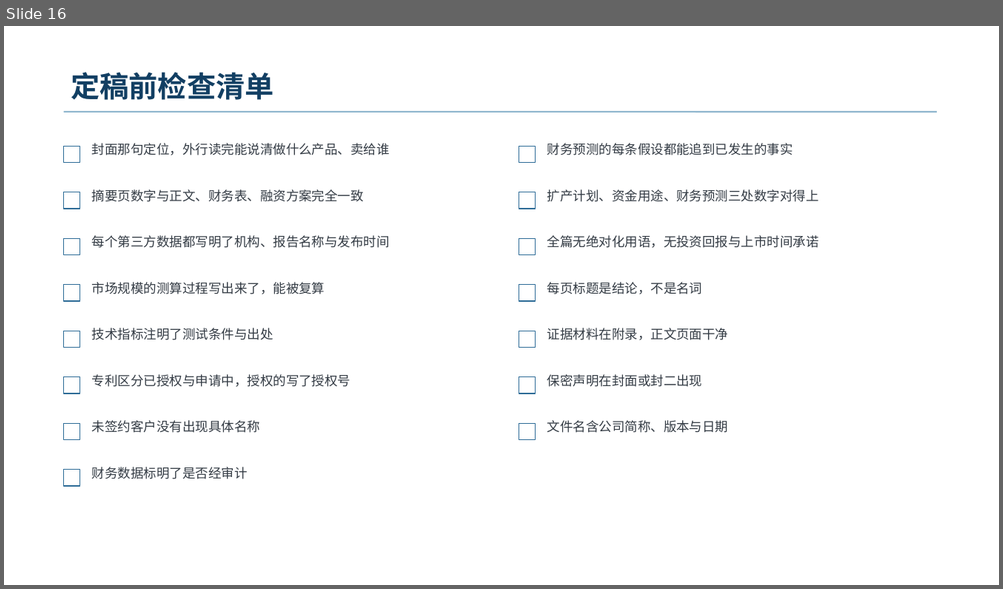
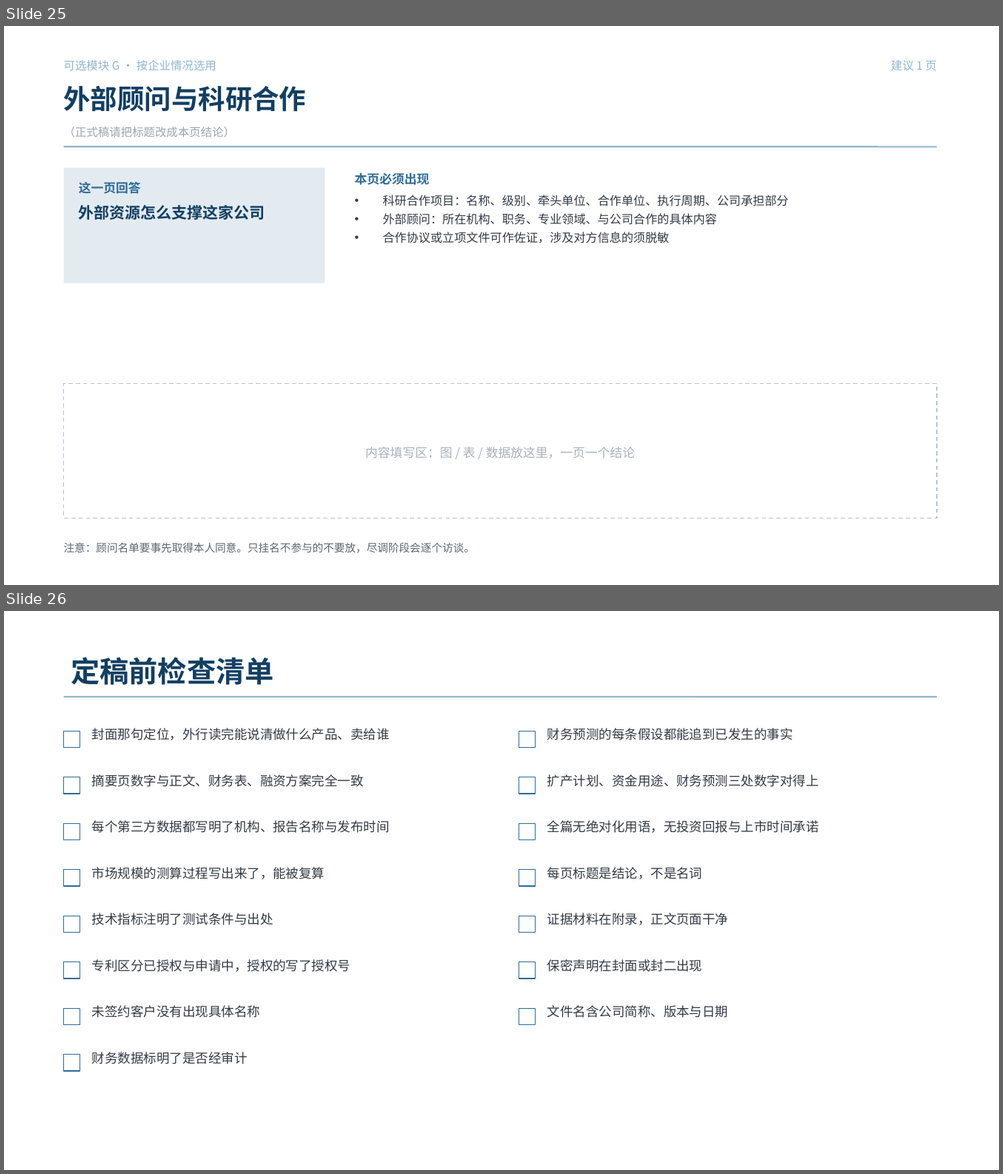
Before and after one commit to xid013-ux/JXD, a slide deck: output/BP框架/融资BP框架模板.pptx. Shown one above the other, each under a label of ours: slide 16 before the commit, slides 25 and 26 after it. The pictures are 1003x589 and 1003x1174 pixels, drawn with LibreOffice and Linux fonts; fonts in the diff are those of the drawing. Boxes give left, top, right and bottom in pixels: in the first picture for what was removed or moved away, otherwise in the second. Text is boxed around its words. In the diff, an @@ line names an element or a change of style, - is before the commit and + after.

```diff
--- a/output/BP框架/融资BP框架模板.pptx
+++ b/output/BP框架/融资BP框架模板.pptx
@@ slide 25 added at bbox=[4, 26, 999, 585], background #FFFFFF @@
@@ text added at bbox=[64, 60, 216, 70], 11 pt, text #8FB6CE @@
+可选模块 G · 按企业情况选用
@@ text added at bbox=[891, 60, 936, 70], 11 pt, text #8FB6CE @@
+建议 1 页
@@ text added at bbox=[64, 86, 307, 112], 26 pt, text #123F63, bold @@
+外部顾问与科研合作
@@ text added at bbox=[64, 127, 235, 137], 11 pt, text #9AA6B2 @@
+（正式稿请把标题改成本页结论）
@@ line added from (64, 147) to (936, 147), #8FB6CE 1.5 pt @@
@@ rectangle added at bbox=[64, 168, 325, 284], fill #E3EBF1 @@
@@ text added at bbox=[355, 173, 430, 185], 12 pt, text #2E6C97, bold @@
+本页必须出现
@@ text added at bbox=[79, 182, 141, 194], 12 pt, text #2E6C97, bold @@
+这一页回答
@@ text added at bbox=[383, 195, 788, 244], 11.5 pt, text #333B44 @@
+• 科研合作项目：名称、级别、牵头单位、合作单位、执行周期、公司承担部分
+• 外部顾问：所在机构、职务、专业领域、与公司合作的具体内容
+• 合作协议或立项文件可作佐证，涉及对方信息的须脱敏
@@ text added at bbox=[79, 205, 265, 220], 15 pt, text #123F63, bold @@
+外部资源怎么支撑这家公司
@@ rectangle added at bbox=[64, 384, 936, 518], fill #FFFFFF, outline #B9C4CE 1 pt dashed @@
@@ text added at bbox=[365, 447, 634, 459], 12 pt, text #A8B2BC @@
+内容填写区：图 / 表 / 数据放这里，一页一个结论
@@ text added at bbox=[64, 543, 475, 554], 10.5 pt, text #5A6672 @@
+注意：顾问名单要事先取得本人同意。只挂名不参与的不要放，尽调阶段会逐个访谈。
@@ what was slide 16 is now slide 26 @@
```
Also in this commit, not shown: 15 slides changed, 9 other slides added, 3 other files.
